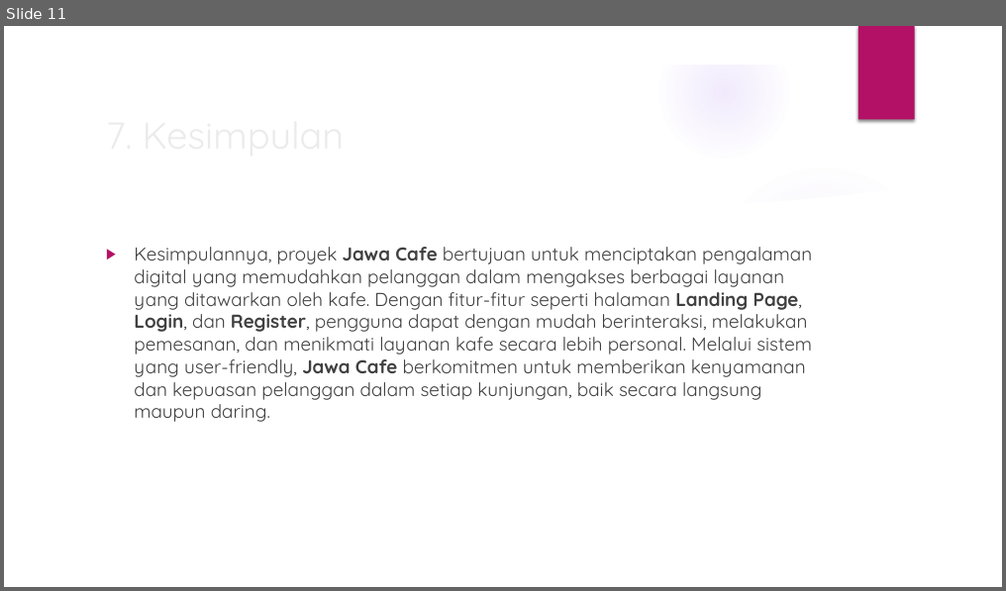
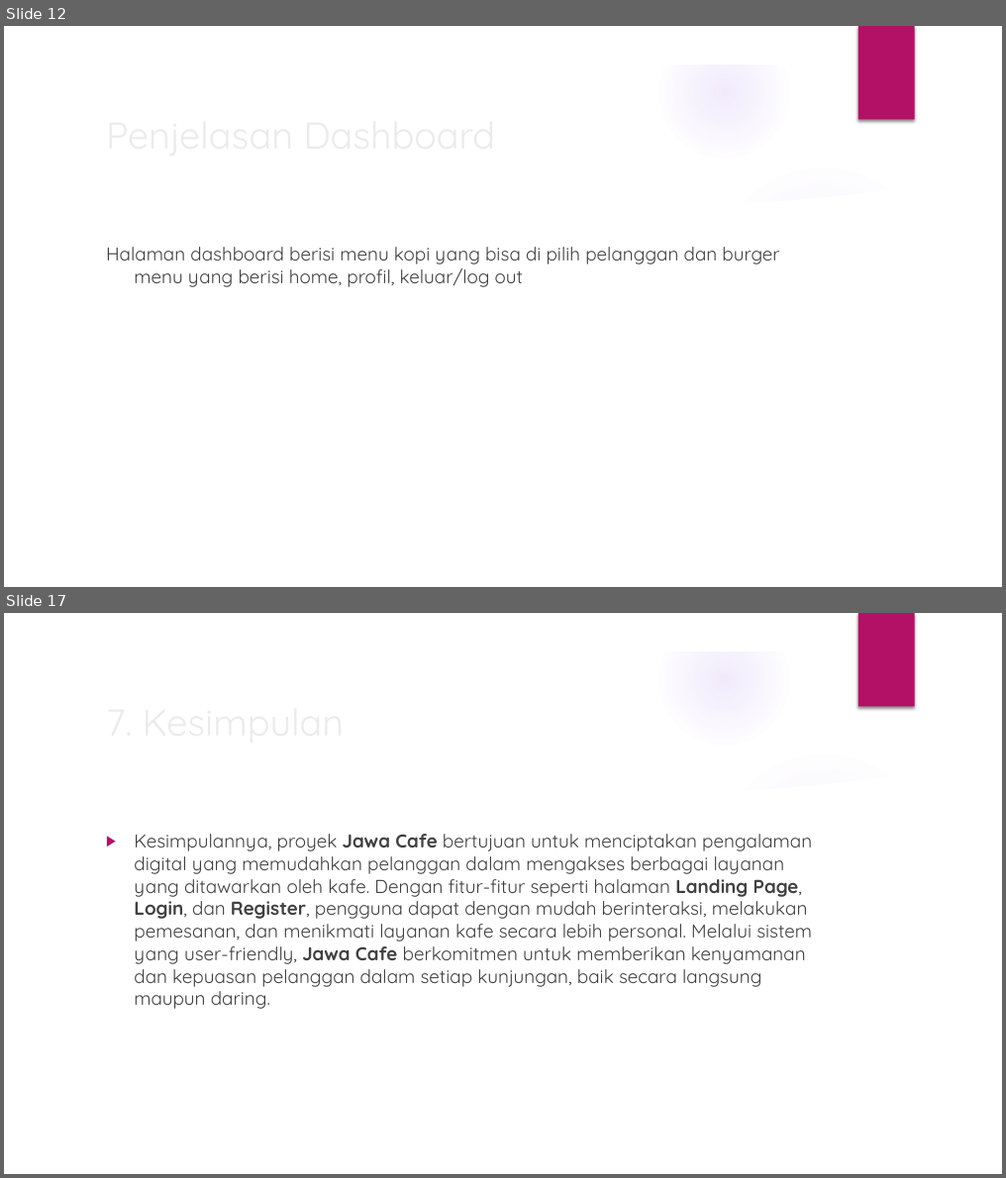
Before and after one commit to fadlan11234/kelompok4_projek, a slide deck: laporan ppt/kelompok4-xtjkt.pptx. Shown one above the other, each under a label of ours: slide 11 before the commit, slides 12 and 17 after it; the slides between them are not shown. The pictures are 1006x591 and 1006x1178 pixels, drawn with LibreOffice and Linux fonts; fonts in the diff are those of the drawing; background and template pictures are left out. Boxes give left, top, right and bottom in pixels: in the first picture for what was removed or moved away, otherwise in the second. Text is boxed around its words. In the diff, an @@ line names an element or a change of style, - is before the commit and + after.

```diff
--- a/laporan ppt/kelompok4-xtjkt.pptx
+++ b/laporan ppt/kelompok4-xtjkt.pptx
@@ slide 12 added at (4,26,1002,587), background picture (left out); not listed: 9 template elements that a slide beside it also shows @@
@@ text added at (106,247,779,287), 18 pt, text #404040 @@
+Halaman dashboard berisi menu kopi yang bisa di pilih pelanggan dan burger menu yang berisi home, profil, keluar/log out
@@ title added at (190,247,284,261), 36 pt, text #EBEBEB @@
+Penjelasan Dashboard
@@ what was slide 11 is now slide 17 @@
```
Also in this commit, not shown: 3 slides changed, 5 other slides added, 1 other file.
